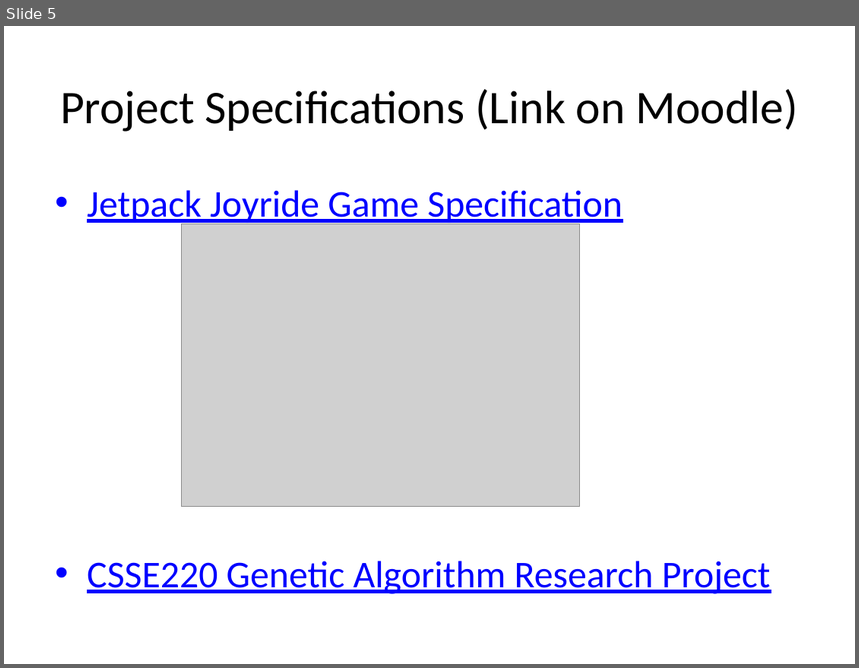
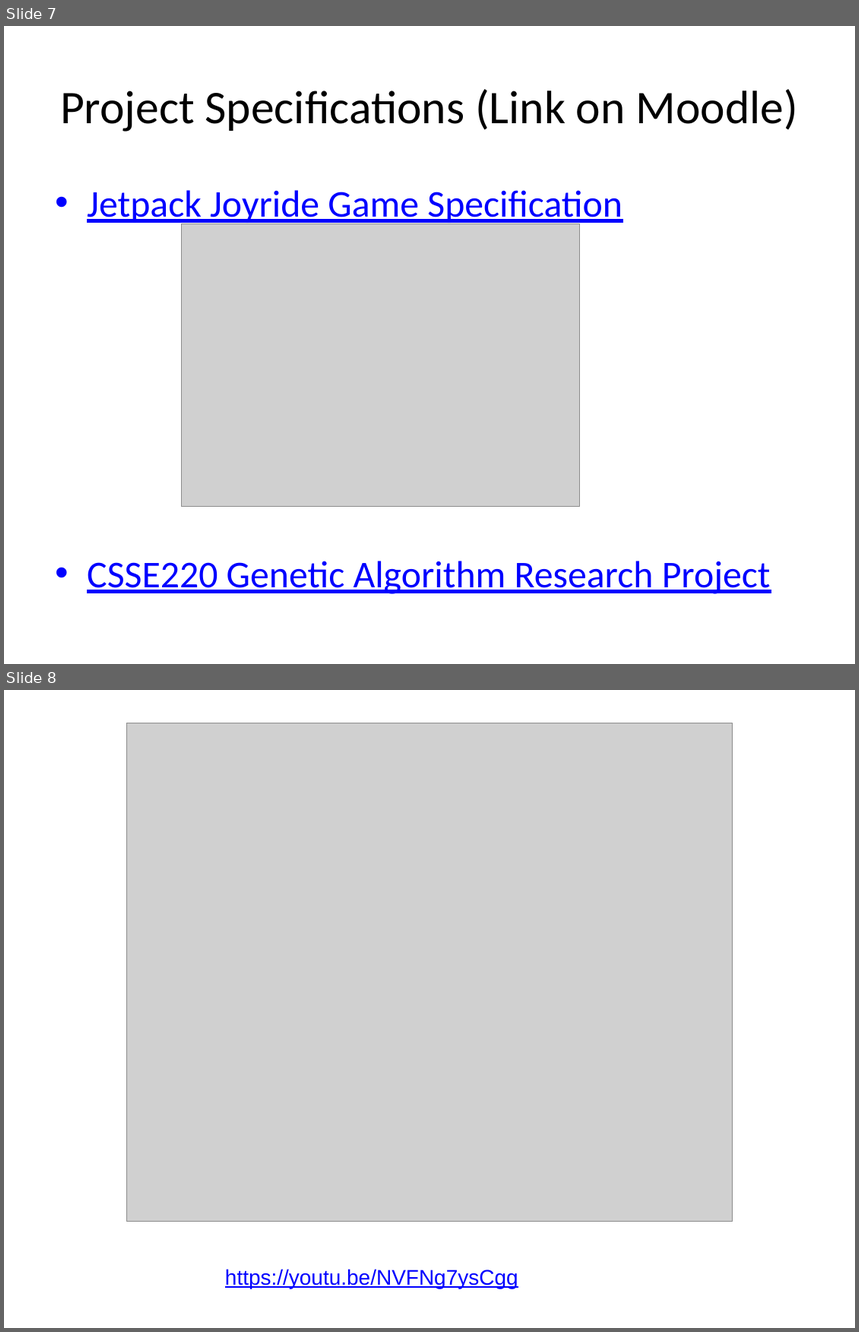
Before and after one commit to RHIT-CSSE/csse220, a slide deck: ClassMaterials/EventBasedGameLoop/Slides/Part1-EventBasedGameLoop.pptx. Shown one above the other, each under a label of ours: slide 5 before the commit, slides 7 and 8 after it. The pictures are 859x668 and 859x1332 pixels, drawn with LibreOffice and Linux fonts; fonts in the diff are those of the drawing; grey boxes stand for pictures. Boxes give left, top, right and bottom in pixels: in the first picture for what was removed or moved away, otherwise in the second. Text is boxed around its words. In the diff, an @@ line names an element or a change of style, - is before the commit and + after.

```diff
--- a/ClassMaterials/EventBasedGameLoop/Slides/Part1-EventBasedGameLoop.pptx
+++ b/ClassMaterials/EventBasedGameLoop/Slides/Part1-EventBasedGameLoop.pptx
@@ slide 8 added at [4, 690, 855, 1328], background #FFFFFF @@
@@ picture added at [126, 723, 733, 1221] @@
@@ text added at [225, 1269, 519, 1289], 18 pt, text #0000FF, underline @@
+https://youtu.be/NVFNg7ysCgg
@@ what was slide 5 is now slide 7 @@
```
Also in this commit, not shown: 3 slides changed, 3 other slides added, 2 other files.
